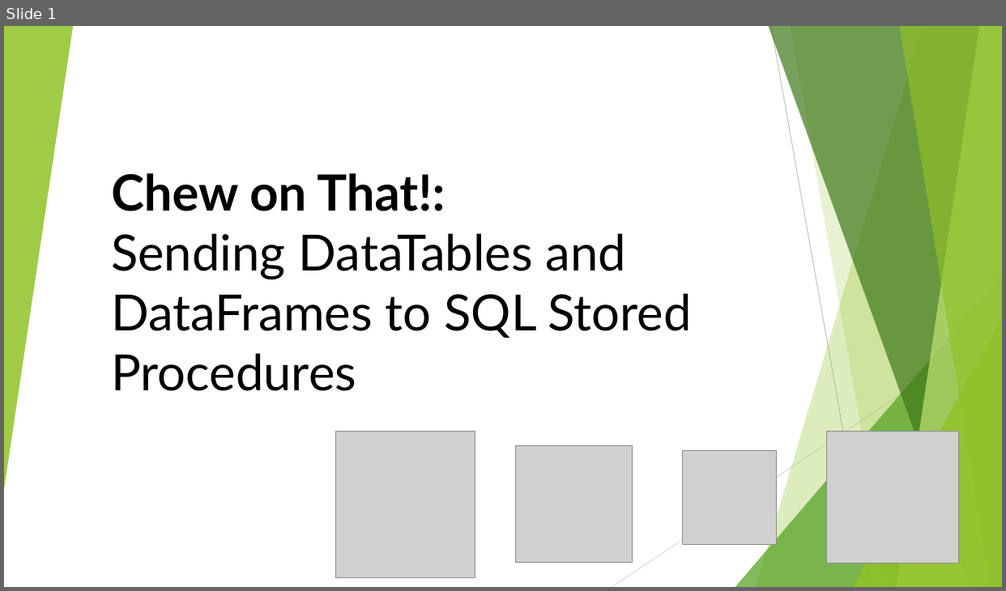
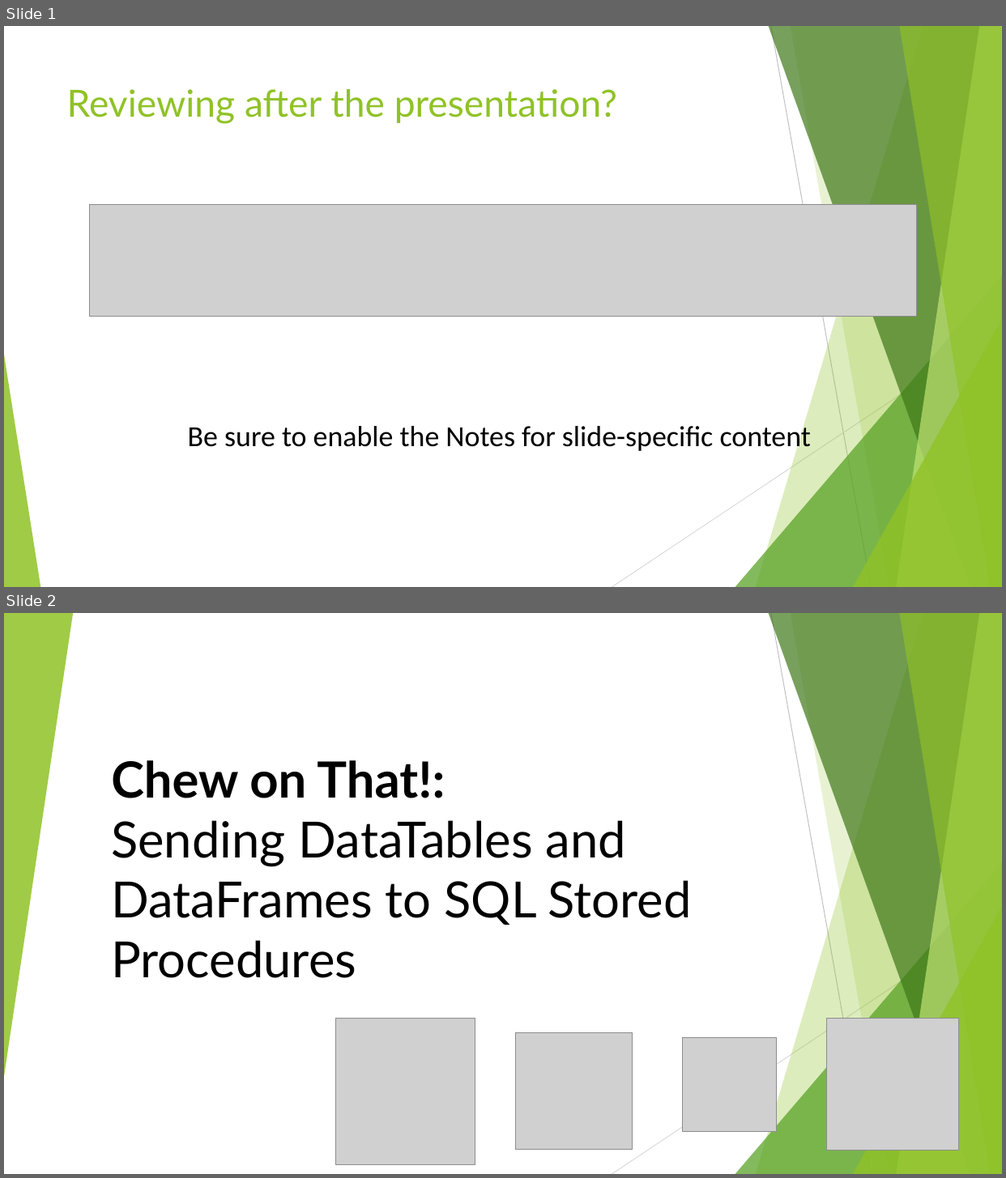
Before and after one commit to jbfoushee/MyPresentations, a slide deck: Datatables_and_Dataframes_to_SQL_Procs/User-defined Table Types.pptx. Shown one above the other, each under a label of ours: slide 1 before the commit, slides 1 and 2 after it. The pictures are 1006x591 and 1006x1178 pixels, drawn with LibreOffice and Linux fonts; fonts in the diff are those of the drawing; grey boxes stand for pictures. Boxes give left, top, right and bottom in pixels: in the first picture for what was removed or moved away, otherwise in the second. Text is boxed around its words. In the diff, an @@ line names an element or a change of style, - is before the commit and + after.

```diff
--- a/Datatables_and_Dataframes_to_SQL_Procs/User-defined Table Types.pptx
+++ b/Datatables_and_Dataframes_to_SQL_Procs/User-defined Table Types.pptx
@@ slide 1 added at [4,26,1002,587], background #FFFFFF; not listed: 9 template elements that a slide beside it also shows @@
@@ title added at [67,89,617,124], 36 pt, text #90C226 @@
+Reviewing after the presentation?
@@ picture added at [90,205,917,317] @@
@@ triangle added at [4,355,40,587], fill #90C226 at 85% opacity @@
@@ text added at [188,422,811,454], 28 pt, text #000000 @@
+Be sure to enable the Notes for slide-specific content
@@ what was slide 1 is now slide 2 @@
```
Also in this commit, not shown: 5 other files.
